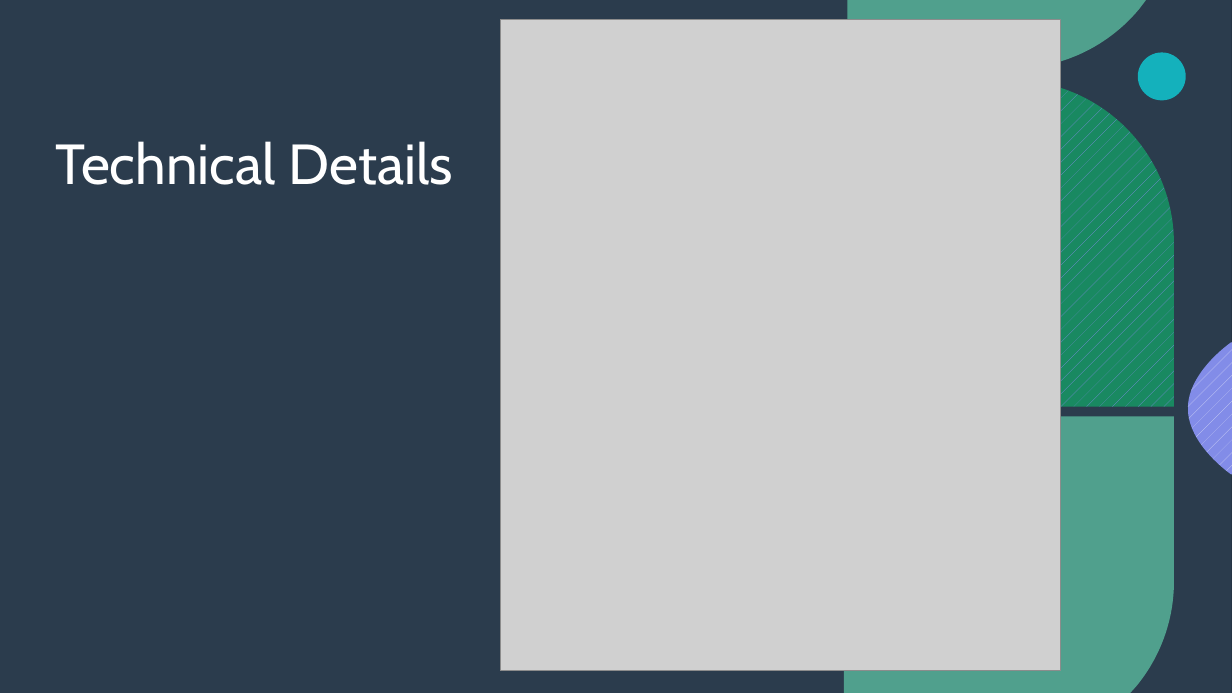
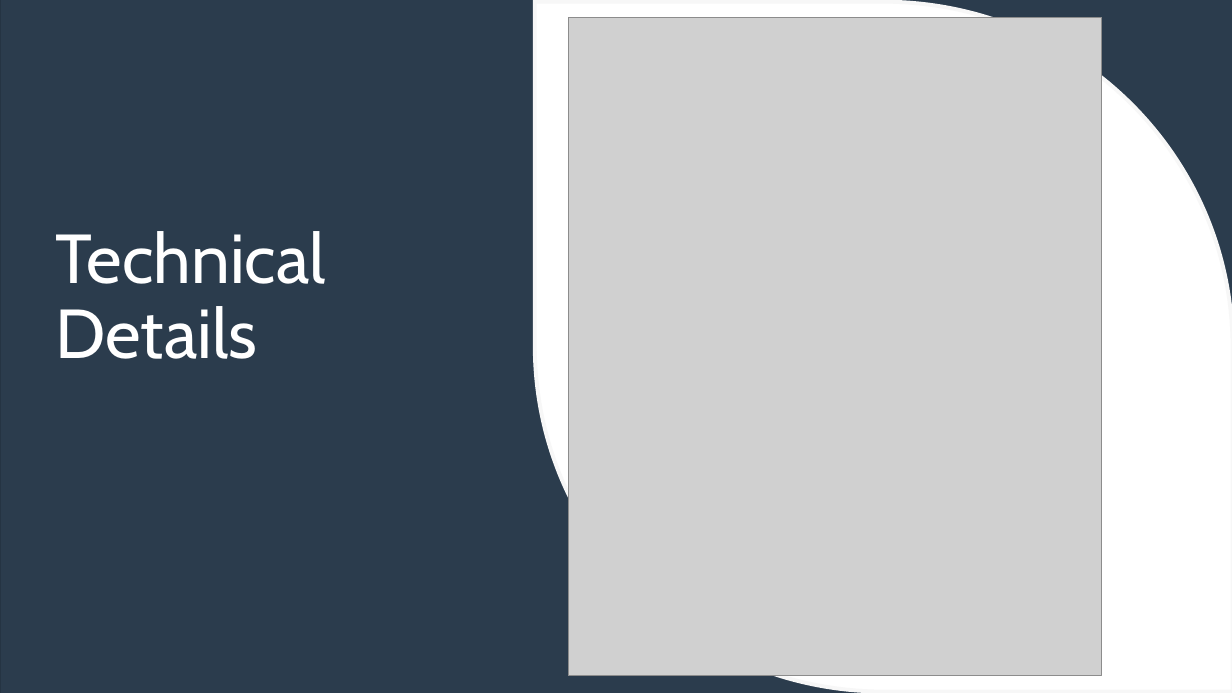
Before and after one commit to colemane5/MovieTicketing, a slide deck: slide 3 of CIS560Pres.pptx. Drawn at 1232x693 pixels with LibreOffice and Linux fonts; fonts in the diff are those of the drawing; grey boxes stand for pictures; background and template pictures are left out. Boxes give left, top, right and bottom in pixels: in the first picture for what was removed or moved away, otherwise in the second. Text is boxed around its words. In the diff, an @@ line names an element or a change of style, - is before the commit and + after.

Commit message:
Update the database model in the PowerPoint

```diff
--- a/CIS560Pres.pptx
+++ b/CIS560Pres.pptx
@@ rectangle removed at (x1=0, y1=0, x2=1232, y2=693) @@
@@ rectangle added at (x1=0, y1=0, x2=1232, y2=693), fill #1C2732 @@
@@ rectangle added at (x1=0, y1=0, x2=1232, y2=693), fill #435D77 at 40% opacity @@
@@ freeform shape added at (x1=535, y1=2, x2=1232, y2=692), fill #FFFFFF, outline #F7F7F7 3 pt @@
@@ picture resized from (x1=500, y1=19, x2=1060, y2=671) to (x1=568, y1=18, x2=1102, y2=676) @@
@@ freeform shape added at (x1=848, y1=0, x2=1146, y2=68), fill #6AE4B9 at 60% opacity @@
@@ ellipse removed at (x1=1138, y1=53, x2=1186, y2=101) @@
@@ title "Technical Details" at (x1=55, y1=231, x2=325, y2=359): size 44 to 54 pt @@
@@ freeform shape removed at (x1=848, y1=80, x2=1174, y2=407) @@
@@ freeform shape added at (x1=1189, y1=342, x2=1232, y2=474), fill pattern #D5D9F7 on #828CE8 @@
@@ freeform shape added at (x1=844, y1=417, x2=1174, y2=693), fill #6AE4B9 at 60% opacity @@
```
